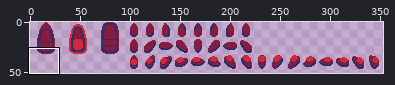
Two versions of one pixel-art file, src/assets/art/entities.aseprite. The first picture is a wide view before the edit; the outline marks the close-up.
Close-up. As it was:
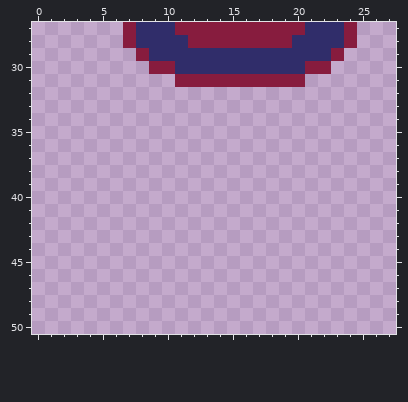
1280x720 pixels, 1 frame. Shown: x 0..27, y 27..50. The wide view leaves out empty margins. The commit also changed other parts of the picture, which this record leaves out.
After:
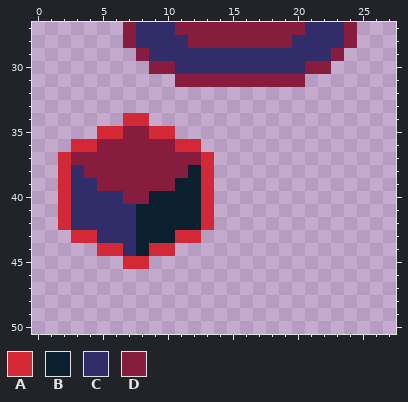
Palette (. is transparent): A #d32836  B #0a202f  C #302d6a  D #871c3e
The author wrote: add a package entity; update colors
The edit:
layer "packages" added
Layer "packages":
There is now colour A in row 34 at x 7 to 8; in row 35 at x 5 to 6 and 9 to 10; in row 36 at x 3 to 4 and 11 to 12; in rows 37 to 42 at x 2 and 13; in row 43 at x 3 to 4 and 11 to 12; in row 44 at x 5 to 6 and 9 to 10.
There is now colour A in row 45 at x 7 to 8.
There is now colour B in row 38 at x 12; in row 39 at x 11 to 12; in row 40 at x 9 to 12; in rows 41 to 42 at x 8 to 12; in row 43 at x 8 to 10; in row 44 at x 8.
There is now colour C in row 38 at x 3; in row 39 at x 3 to 4; in row 40 at x 3 to 6; in rows 41 to 42 at x 3 to 7; in row 43 at x 5 to 7; in row 44 at x 7.
There is now colour D in row 35 at x 7 to 8; in row 36 at x 5 to 10; in row 37 at x 3 to 12; in row 38 at x 4 to 11; in row 39 at x 5 to 10; in row 40 at x 7 to 8.
Pixel boxes of the changes (left, top, right, bottom) in both close-ups:
added: (58, 113, 214, 269)
